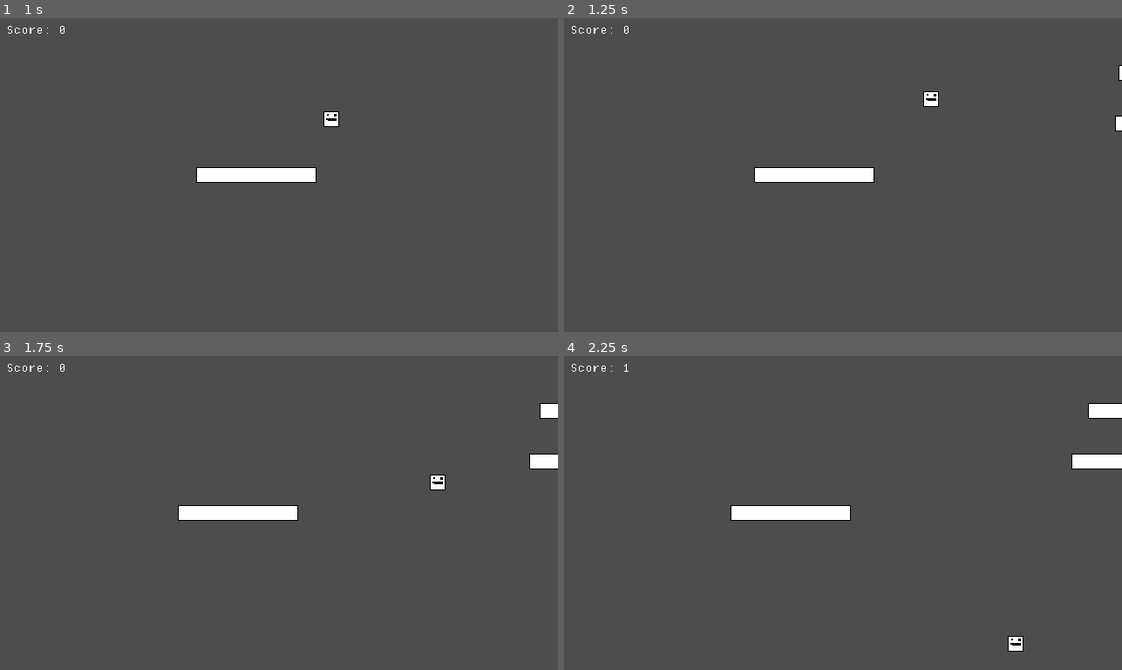
Above: before the commit, frames 1-4 (two rows, left to right).
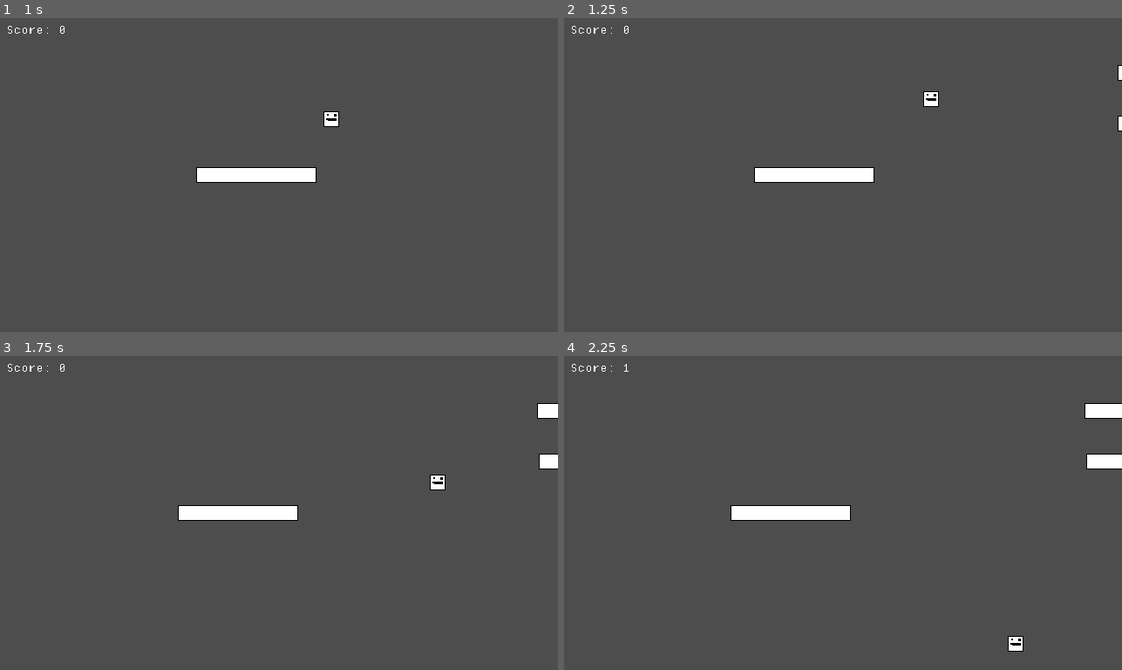
Above: after the commit, the same moments.

Repository: ragg967/jumping_game
Game: Godot game, scene res://scenes/main.tscn
Same seed, same stepped clock (60 frames per second), same inputs: the game is played once before the commit and once after it.
Inputs:
- Up to frame 1 (1 s): tap Enter (restart) at 0.5 s; hold D (moveRight) from 0.53 s (still down); tap F at 0.6 s; tap Space (jump) at 0.77 s
- Up to frame 2 (1.25 s): keep holding D (moveRight)
- Up to frame 3 (1.75 s): keep holding D (moveRight); tap F at 1.35 s; tap Space (jump) at 1.52 s
- Up to frame 4 (2.25 s): release D (moveRight) at 2.03 s; hold A (moveLeft) from 2.03 s (still down); tap F at 2.1 s

Frame 1 is identical in both runs. In frame 2, less than 0.1% of the frame differs, in the area x 98-100%, y 15-37%; in frame 3, 0.1%; in frame 4, 0.2%, in the area x 90-95%, y 15-37%.

Commit message:
sadness, overwhelimg sadness

Diff:
--- a/scripts/platform_spawner.gd
+++ b/scripts/platform_spawner.gd
@@ -4,15 +4,14 @@
 @onready var scoreBoard: RichTextLabel = get_node("/root/main/Score board/RichTextLabel")
 @onready var timer: Timer = $Timer
 var platformsSpawned: int = 0
-var platformSpeed: float = randf_range(-50, -100)
+var baseWaitTime: float = 2.5
+var baseSpeed: float = -75.0
 
 
-# Called when the node enters the scene tree for the first time.
 func _ready() -> void:
-	timer.wait_time = randf_range(1, 3)
+	update_difficulty()
 
 
-# Called every frame. 'delta' is the elapsed time since the previous frame.
 func _process(_delta: float) -> void:
 	pass
 
@@ -22,36 +21,34 @@
 	add_child(platformInstant)
 	platformsSpawned += 1
 	platformInstant.global_position.y = randf_range(-250, 250)
-	platformInstant.linear_velocity.x = platformSpeed
+	platformInstant.linear_velocity.x = get_current_speed()
 	update_difficulty()
 
 
 func update_difficulty() -> void:
-	match scoreBoard.score:
-		1:
-			timer.wait_time = randf_range(2.8, 3.2)
-			platformSpeed = randf_range(-80, -120)
-		10:
-			timer.wait_time = randf_range(2.4, 2.8)
-			platformSpeed = randf_range(-100, -150)
-		20:
-			timer.wait_time = randf_range(2.0, 2.4)
-			platformSpeed = randf_range(-120, -180)
-		30:
-			timer.wait_time = randf_range(1.6, 2.0)
-			platformSpeed = randf_range(-140, -210)
-		40:
-			timer.wait_time = randf_range(1.2, 1.6)
-			platformSpeed = randf_range(-160, -240)
-		50:
-			timer.wait_time = randf_range(0.8, 1.2)
-			platformSpeed = randf_range(-180, -270)
-		60:
-			timer.wait_time = randf_range(0.6, 1.0)
-			platformSpeed = randf_range(-200, -300)
-		70:
-			timer.wait_time = randf_range(0.4, 0.8)
-			platformSpeed = randf_range(-220, -330)
-		80:
-			timer.wait_time = randf_range(0.3, 0.6)
-			platformSpeed = randf_range(-240, -360)
+	var score = scoreBoard.score
+
+	# Aggressive difficulty scaling based on score
+	var difficulty_multiplier = 1.0 + (score * 0.12)  # 12% increase per point
+
+	# Calculate spawn rate (gets faster over time)
+	var spawn_interval = baseWaitTime / difficulty_multiplier
+	spawn_interval = max(spawn_interval, 0.15)  # Minimum 0.15 seconds between spawns
+
+	# Add some randomness to spawn timing
+	var min_time = spawn_interval * 0.8
+	var max_time = spawn_interval * 1.2
+	timer.wait_time = randf_range(min_time, max_time)
+
+
+func get_current_speed() -> float:
+	var score = scoreBoard.score
+	var difficulty_multiplier = 1.0 + (score * 0.18)  # 18% speed increase per point
+
+	var current_speed = baseSpeed * difficulty_multiplier
+	# Higher max speed cap for more challenge
+	current_speed = max(current_speed, -600.0)
+
+	# Increased speed variance for unpredictability
+	var speed_variance = abs(current_speed) * 0.25
+	return randf_range(current_speed - speed_variance, current_speed + speed_variance)
